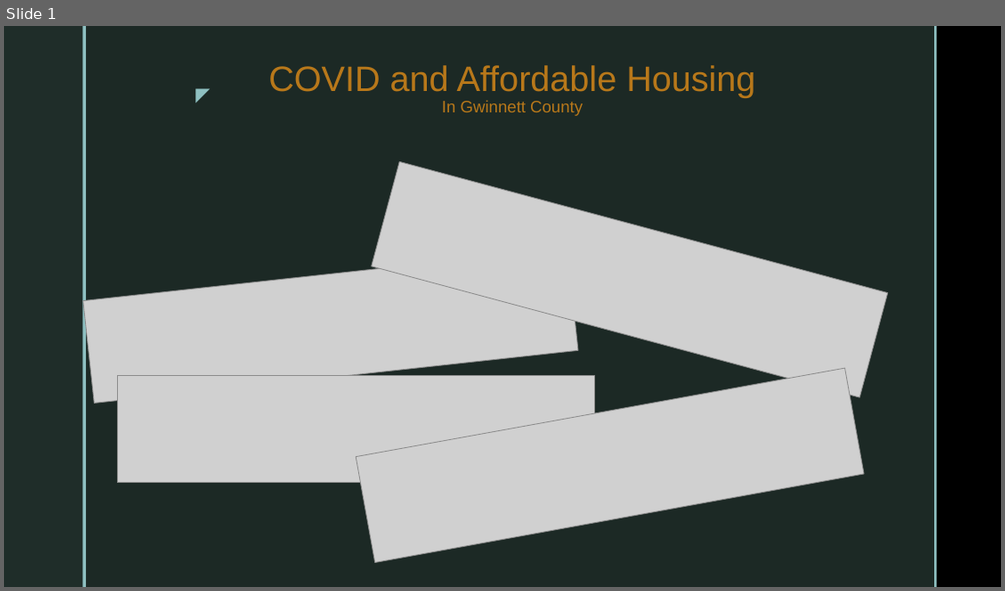
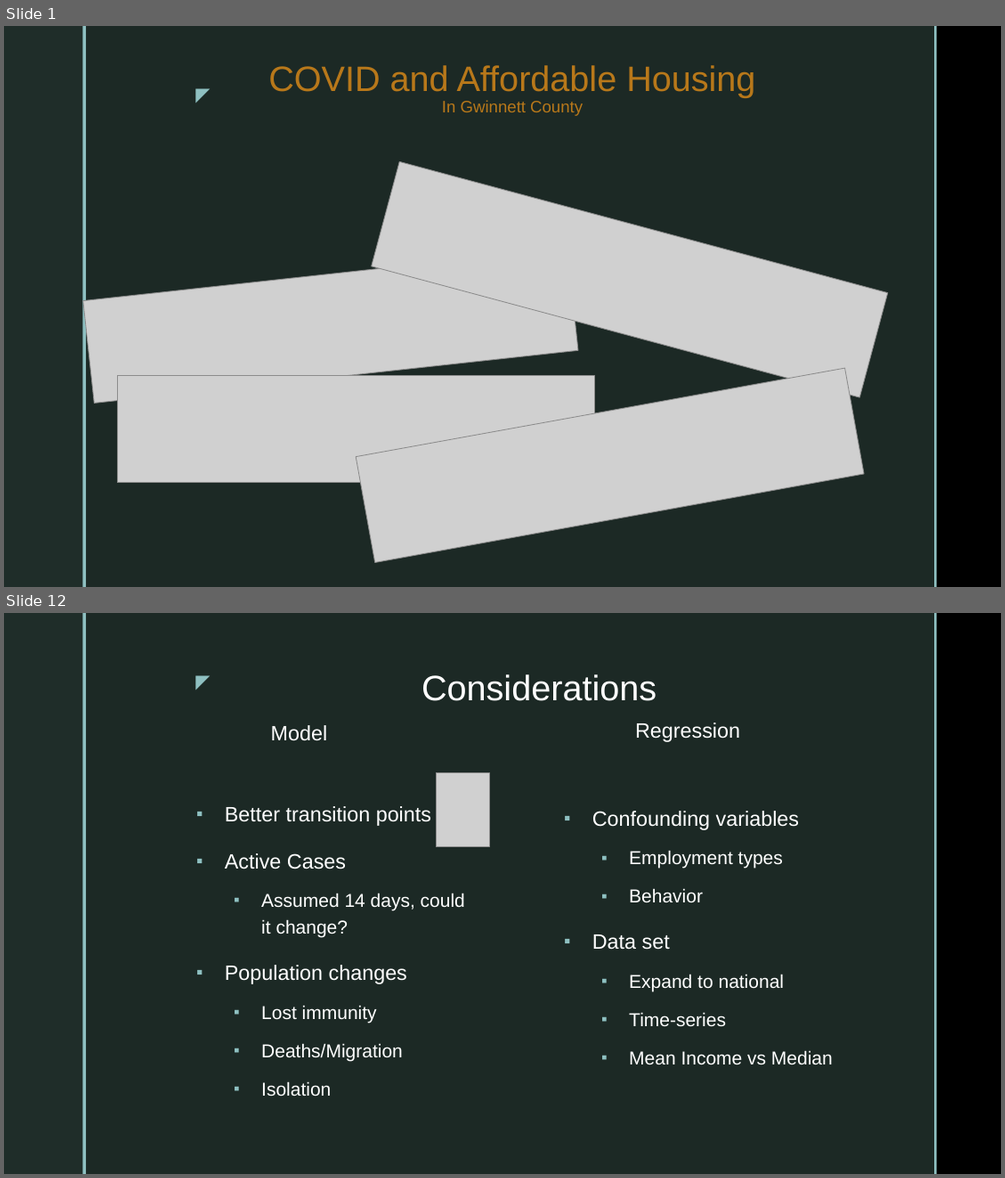
Before and after one commit to CaseCal/housing-covid-transmission, a slide deck: COVID and Affordable Housing.pptx. Shown one above the other, each under a label of ours: slide 1 before the commit, slides 1 and 12 after it; the slides between them are not shown. The pictures are 1005x591 and 1005x1178 pixels, drawn with LibreOffice and Linux fonts; fonts in the diff are those of the drawing; grey boxes stand for pictures; background and template pictures are left out. Boxes give left, top, right and bottom in pixels: in the first picture for what was removed or moved away, otherwise in the second. Text is boxed around its words. In the diff, an @@ line names an element or a change of style, - is before the commit and + after.

```diff
--- a/COVID and Affordable Housing.pptx
+++ b/COVID and Affordable Housing.pptx
@@ slide 12 added at [4,613,1001,1174], background picture (left out); not listed: 5 template elements that a slide beside it also shows @@
@@ title added at [421,674,656,701], 34 pt, text #FFFFFF @@
+Considerations
@@ text added at [271,725,328,741], 20 pt, text #FFFFFF @@
+Model
@@ text added at [635,722,740,742], 20 pt, text #FFFFFF @@
+Regression
@@ picture added at [436,773,488,847] @@
@@ text added at [225,806,465,1095], 18 pt, text #FFFFFF @@
+▪ Better transition points
+▪ Active Cases
+  ▪ Assumed 14 days, could it change?
+▪ Population changes
+  ▪ Lost immunity
+  ▪ Deaths/Migration
+  ▪ Isolation
@@ text added at [592,811,833,1064], 18 pt, text #FFFFFF @@
+▪ Confounding variables
+  ▪ Employment types
+  ▪ Behavior
+▪ Data set
+  ▪ Expand to national
+  ▪ Time-series
+  ▪ Mean Income vs Median
```
Also in this commit, not shown: 2 slides changed, 7 other slides added, 1 other file.
